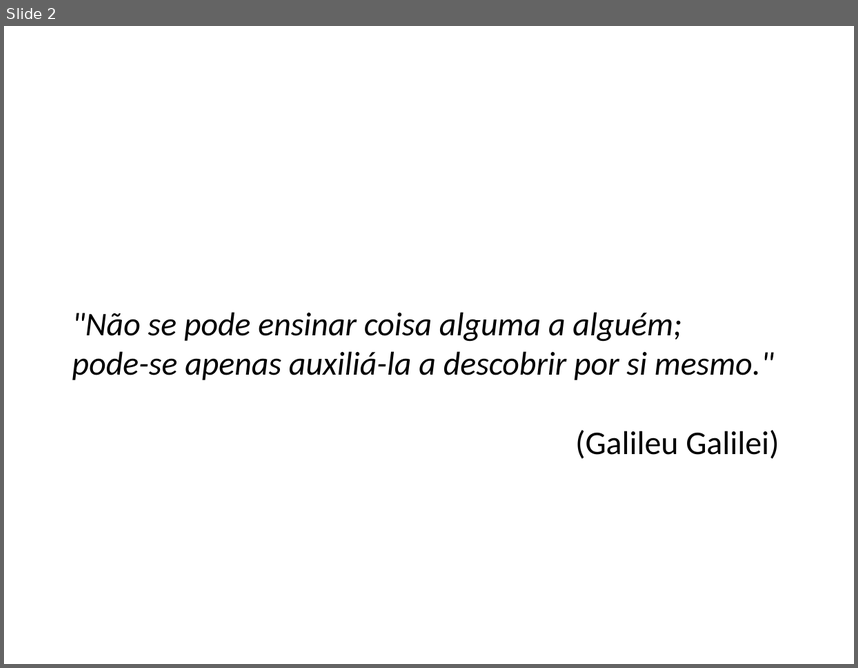
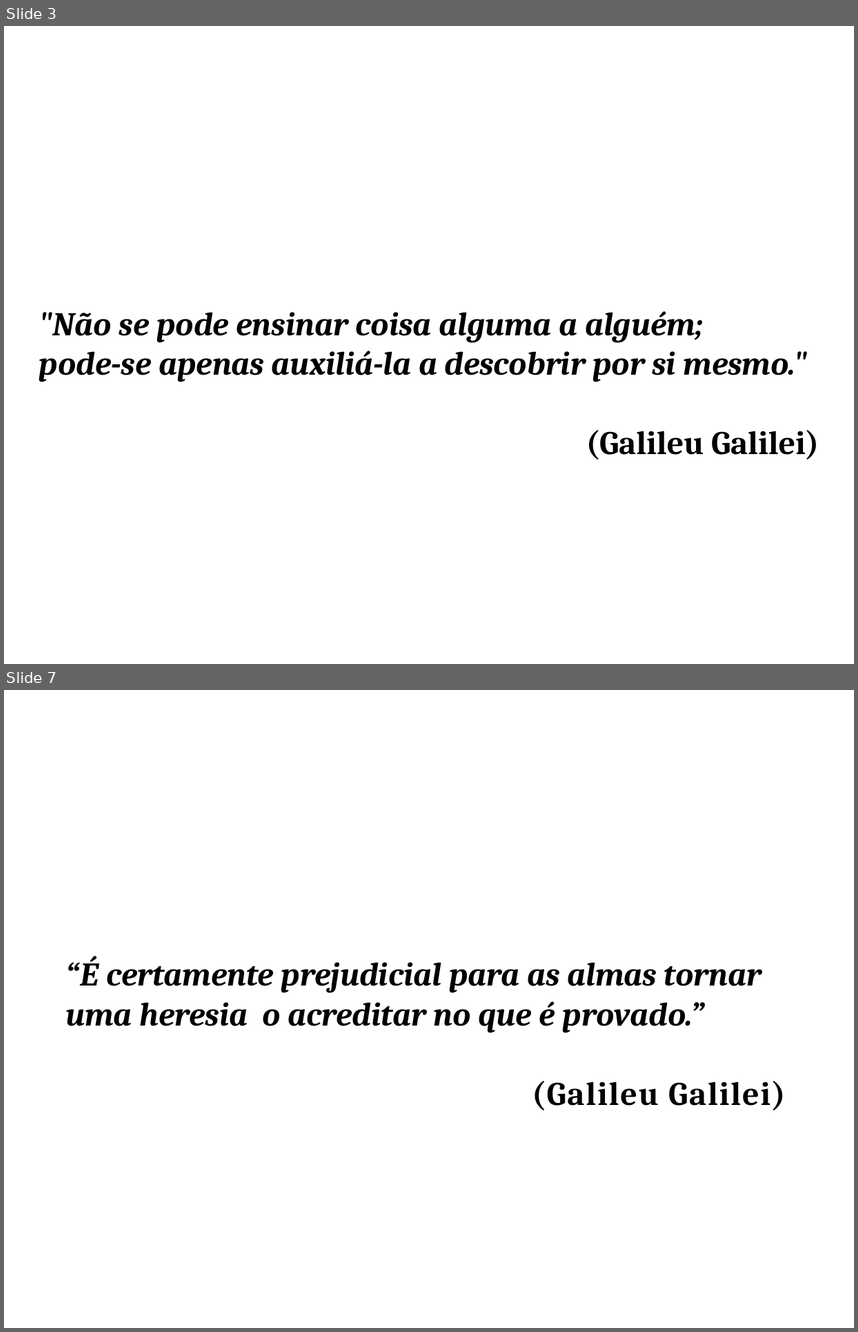
Before and after one commit to mptrv/pagina-pessoal, a slide deck: apresentacoes/frases.pptx. Shown one above the other, each under a label of ours: slide 2 before the commit, slides 3 and 7 after it; the slides between them are not shown. The pictures are 858x668 and 858x1332 pixels, drawn with LibreOffice and Linux fonts; fonts in the diff are those of the drawing. Boxes give left, top, right and bottom in pixels: in the first picture for what was removed or moved away, otherwise in the second. Text is boxed around its words. In the diff, an @@ line names an element or a change of style, - is before the commit and + after.

```diff
--- a/apresentacoes/frases.pptx
+++ b/apresentacoes/frases.pptx
@@ slide 7 added at bbox=[4, 690, 854, 1328], background #FFFFFF @@
@@ text added at bbox=[65, 956, 785, 1110], 28 pt, text #000000, bold, italic @@
+“É certamente prejudicial para as almas tornar uma heresia o acreditar no que é provado.”
+(Galileu Galilei)
@@ what was slide 2 is now slide 3 @@
@@ slide 3 changed as well @@
@@ text ""Não se pode ensinar coisa ...": place and size @@
-text ""Não se pode ensinar coisa ..." at bbox=[72, 312, 779, 459]
+text ""Não se pode ensinar coisa ..." at bbox=[39, 311, 820, 459]
@@ text ""Não se pode ensinar coisa ..." at bbox=[39, 311, 820, 459]: font Calibri to Cambria, bold on @@
```
Also in this commit, not shown: 1 other slide changed, 5 other slides added.
